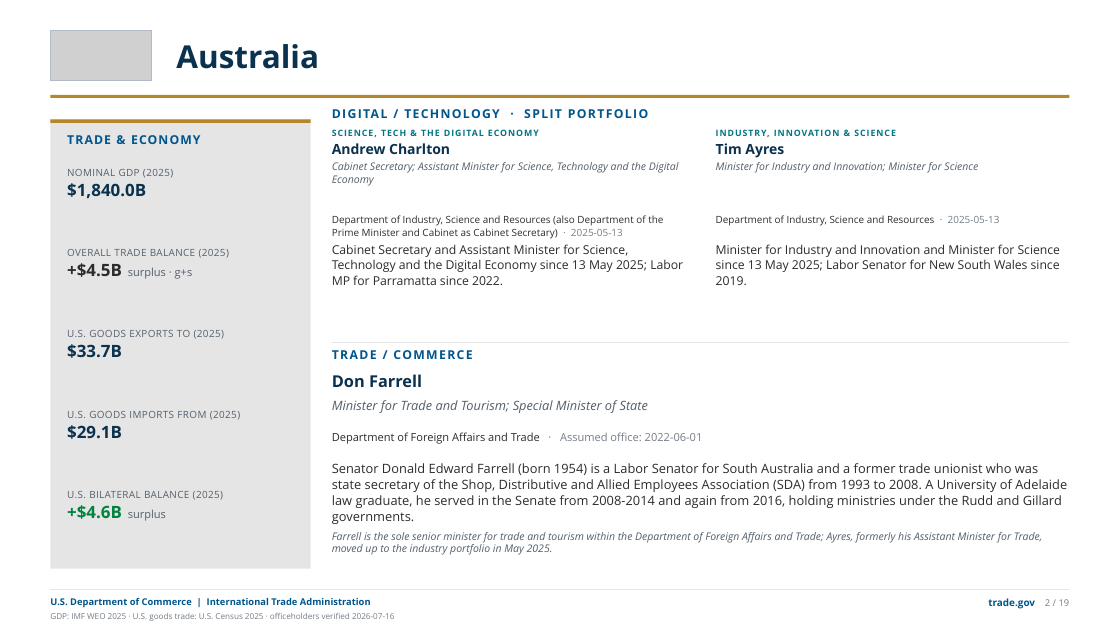
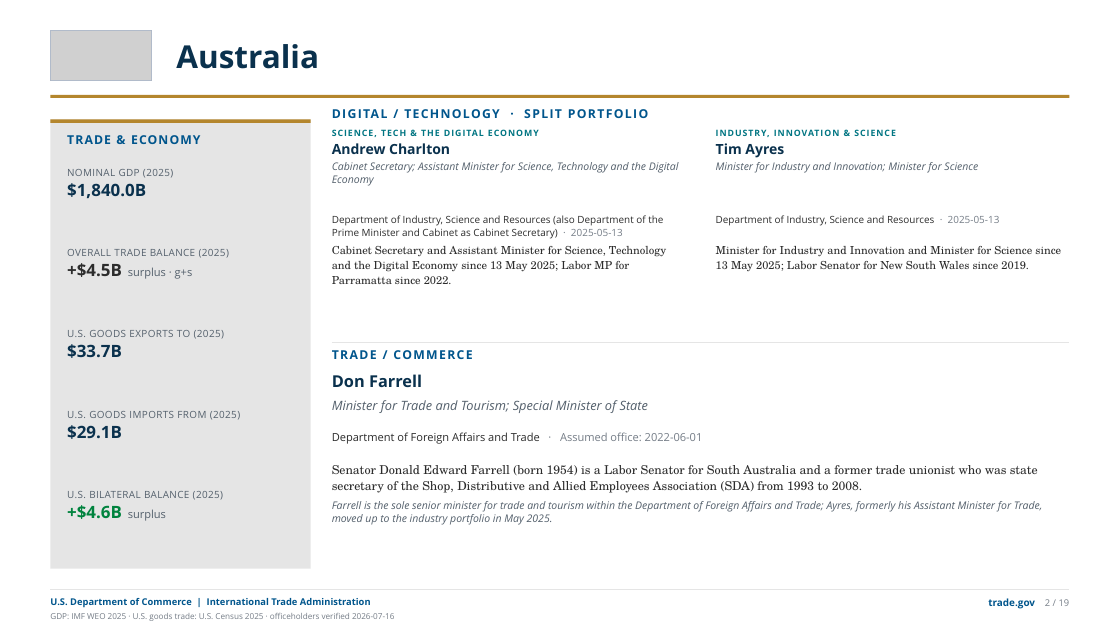
Before and after one commit to jsilbs18-cloud/Photo, a slide deck: slide 6 of output/g20-ministers-trade-deck.pptx. Drawn at 1120x630 pixels with LibreOffice and Linux fonts; fonts in the diff are those of the drawing; grey boxes stand for pictures. Boxes give left, top, right and bottom in pixels: in the first picture for what was removed or moved away, otherwise in the second. Text is boxed around its words. In the diff, an @@ line names an element or a change of style, - is before the commit and + after.

```diff
--- a/output/g20-ministers-trade-deck.pptx
+++ b/output/g20-ministers-trade-deck.pptx
@@ text "Cabinet Secretary and Assistant Minister ..." at [332,246,666,284]: size 10.5 to 9.5 pt, font Open Sans to TeX Gyre Schola; line spacing 1.04 to 1.12 @@
@@ text "Minister for Industry and Innovation ..." at [716,246,1061,271]: size 10.5 to 9.5 pt, font Open Sans to TeX Gyre Schola; line spacing 1.04 to 1.12 @@
@@ text at [332,465,1038,493]: text changed; size 11 to 10.5 pt; font Open Sans to TeX Gyre Schola @@
-Senator Donald Edward Farrell (born 1954) is a Labor Senator for South Australia and a former trade unionist who was state secretary of the Shop, Distributive and Allied Employees Association (SDA) from 1993 to 2008. A University of Adelaide law graduate, he served in the Senate from 2008-2014 and again from 2016, holding ministries under the Rudd and Gillard governments.
+Senator Donald Edward Farrell (born 1954) is a Labor Senator for South Australia and a former trade unionist who was state secretary of the Shop, Distributive and Allied Employees Association (SDA) from 1993 to 2008.
```
Also in this commit, not shown: 21 other slides changed, 13 other files.
